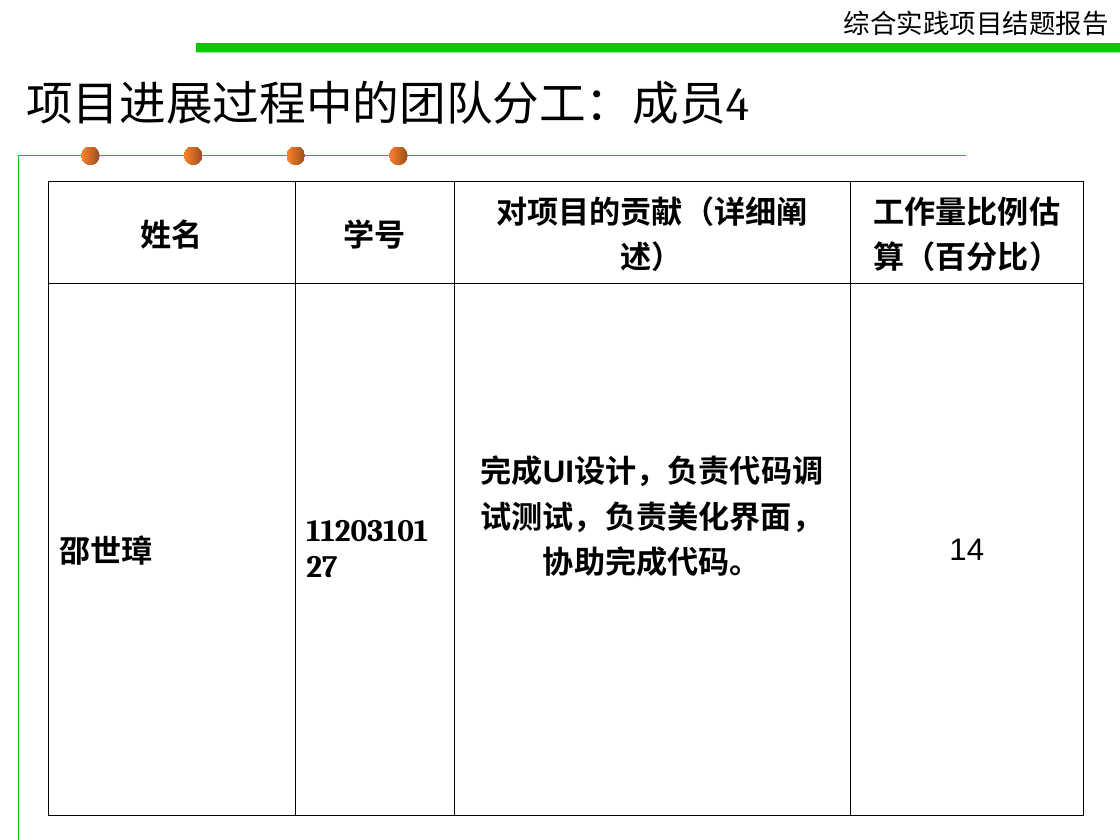
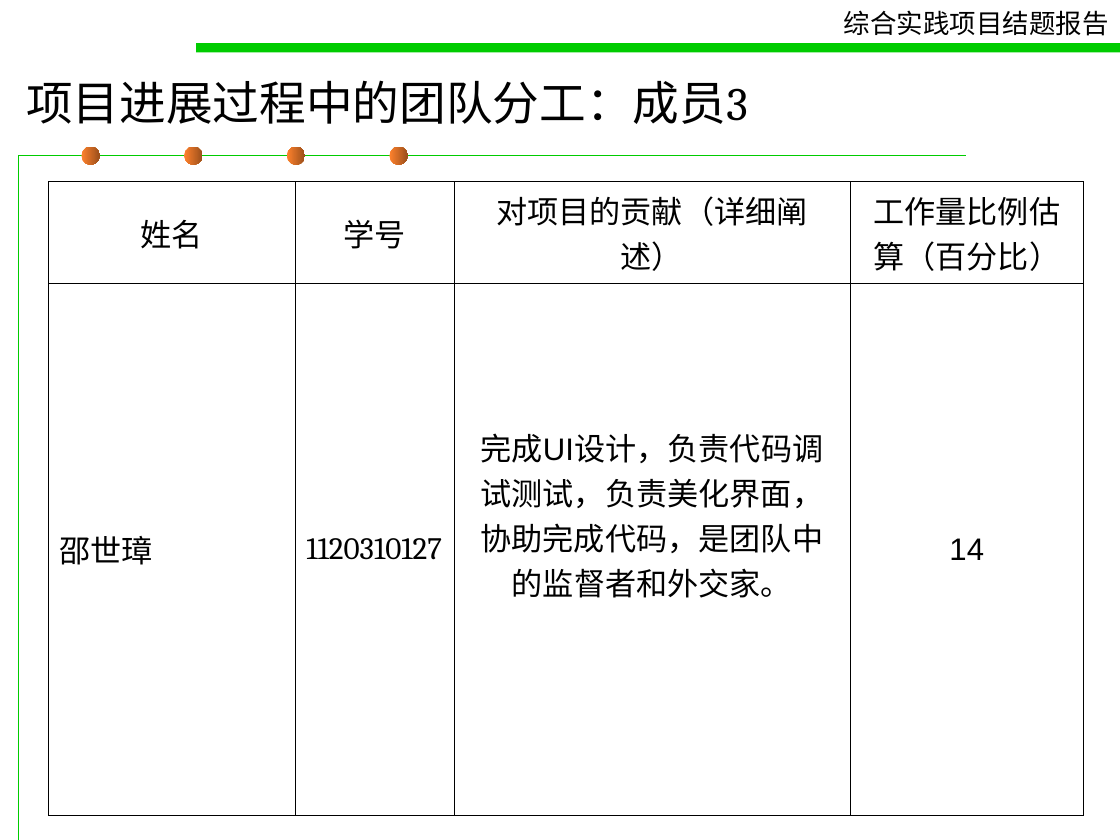
Before and after one commit to pokerG/Gmail-attachment-extension, a slide deck: slide 8 of doc/concludingreport.ppt (slide 9 before the commit). Drawn at 1120x840 pixels with LibreOffice and Linux fonts; fonts in the diff are those of the drawing. Boxes give left, top, right and bottom in pixels: in the first picture for what was removed or moved away, otherwise in the second. Text is boxed around its words. In the diff, an @@ line names an element or a change of style, - is before the commit and + after.

```diff
--- a/doc/concludingreport.ppt
+++ b/doc/concludingreport.ppt
@@ title at [26,80,748,124]: text changed @@
-项目进展过程中的团队分工：成员4
+项目进展过程中的团队分工：成员3
@@ fill gradient #9B4F1B to #FF822D to gradient #FF822D to #9B4F1B in 4 elements at [82,147,100,165], [184,147,202,165], [287,147,305,165], [390,147,408,165] @@
@@ table at [48,181,1083,799] @@
-row 2, column 3: 完成UI设计，负责代码调试测试，负责美化界面，协助完成代码。
+row 2, column 3: 完成UI设计，负责代码调试测试，负责美化界面，协助完成代码，是团队中的监督者和外交家。
@@ bold off in "姓名", "学号", "对项目的贡献（详细阐述）", "工作量比例估算（百分比）" and 2 more places @@
```
Also in this commit, not shown: 25 other slides changed, 3 slides added.
